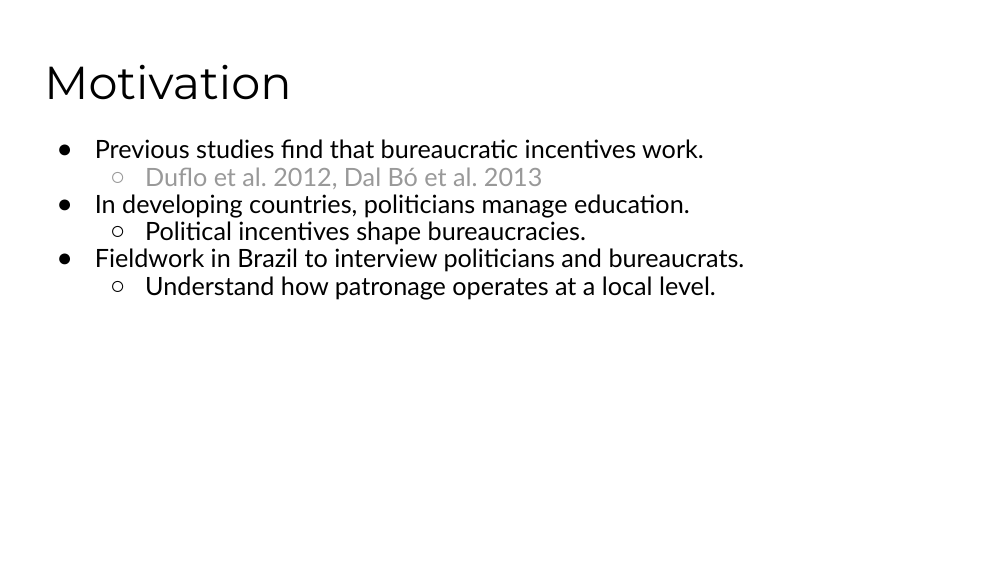
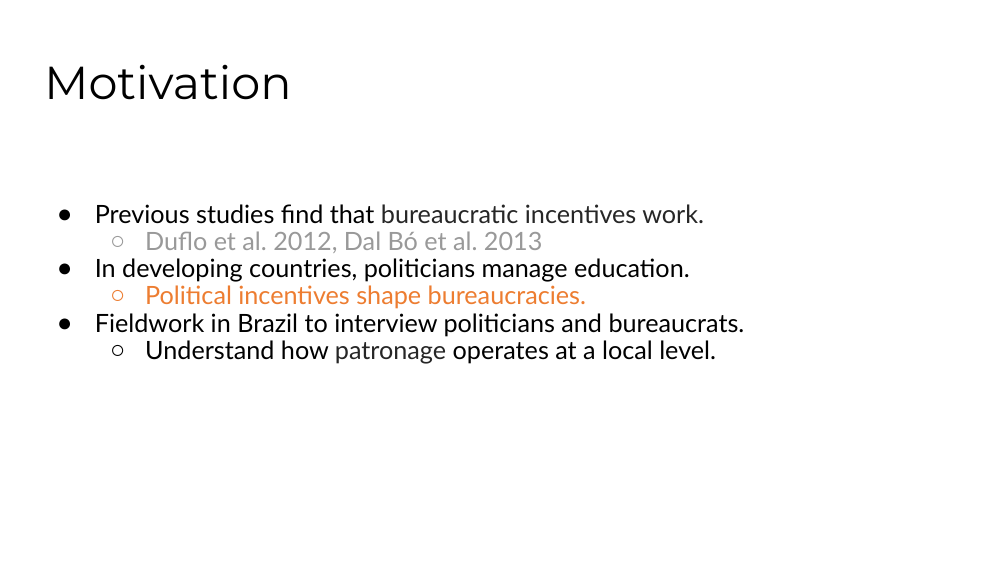
Before and after one commit to galileukim/patronage-education, a slide deck: slide 4 of presentation/2020_presentation_patronage_brazil_lab.pptx. Drawn at 1008x567 pixels with LibreOffice and Linux fonts; fonts in the diff are those of the drawing. Boxes give left, top, right and bottom in pixels: in the first picture for what was removed or moved away, otherwise in the second. Text is boxed around its words. In the diff, an @@ line names an element or a change of style, - is before the commit and + after.

```diff
--- a/presentation/2020_presentation_patronage_brazil_lab.pptx
+++ b/presentation/2020_presentation_patronage_brazil_lab.pptx
@@ text "Previous studies find that bureaucratic ...": place and size @@
-text "Previous studies find that bureaucratic ..." at [95,139,745,299]
+text "Previous studies find that bureaucratic ..." at [95,204,745,363]
@@ text at [95,204,716,363]: text colour #000000 to #262626 in "bureaucratic incentives work.", "patronage"; text colour #000000 to #ED7D31 in "Political incentives shape bureaucracies." @@
```
Also in this commit, not shown: 10 other slides changed, 1 slide added, 2 other files.
